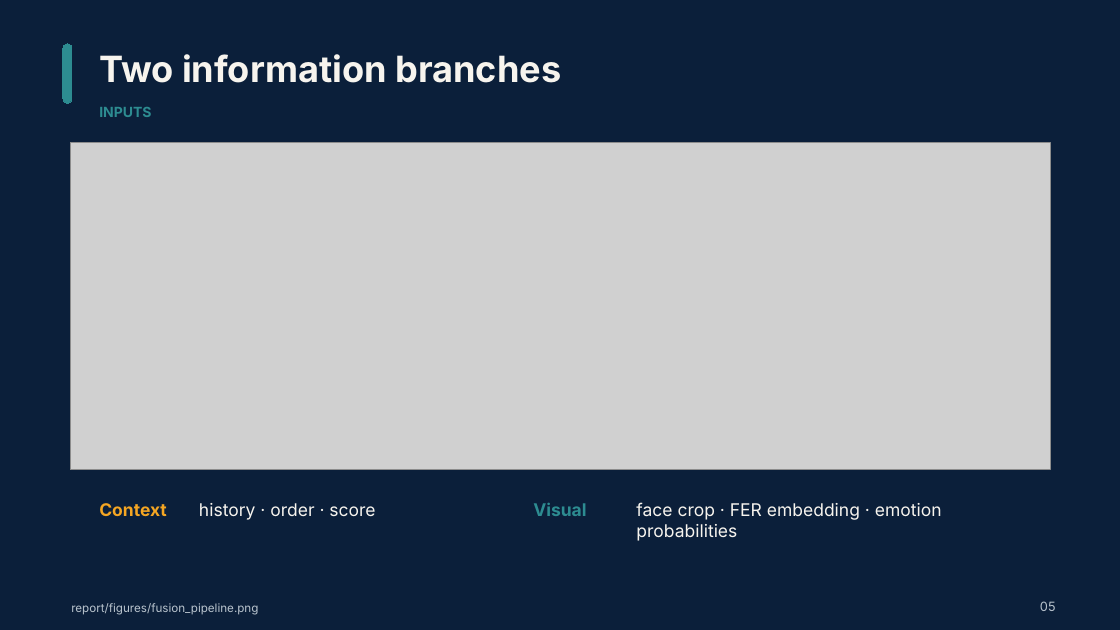
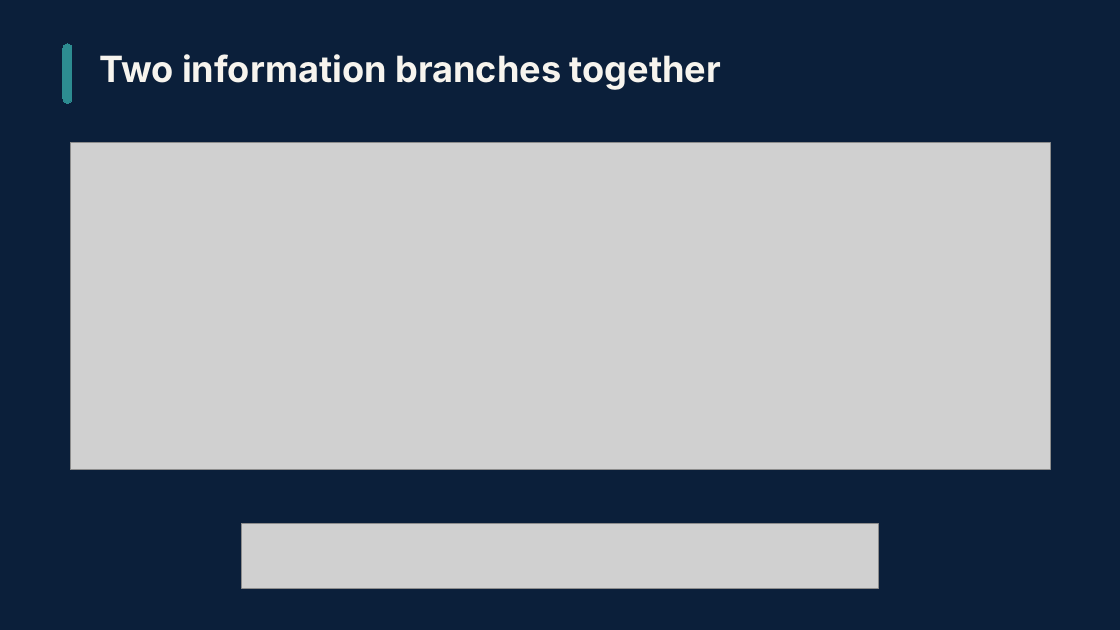
Before and after one commit to Grass456/Penalty-shoot-and-Expression, a slide deck: slide 8 of video/deliverables/Penalty_Shootout_and_Facial_Expression.pptx (slide 6 before the commit). Drawn at 1120x630 pixels with LibreOffice and Linux fonts; fonts in the diff are those of the drawing; grey boxes stand for pictures. Boxes give left, top, right and bottom in pixels: in the first picture for what was removed or moved away, otherwise in the second. Text is boxed around its words. In the diff, an @@ line names an element or a change of style, - is before the commit and + after.

```diff
--- a/video/deliverables/Penalty_Shootout_and_Facial_Expression.pptx
+++ b/video/deliverables/Penalty_Shootout_and_Facial_Expression.pptx
@@ text at [99, 54, 721, 90]: text changed @@
-Two information branches
+Two information branches together
@@ text removed at [99, 107, 151, 117] @@
-INPUTS
@@ text removed at [99, 503, 167, 516] @@
-Context
@@ text removed at [199, 503, 375, 520] @@
-history · order · score
@@ text removed at [533, 503, 586, 516] @@
-Visual
@@ text removed at [636, 502, 942, 541] @@
-face crop · FER embedding · emotion probabilities
@@ picture added at [242, 523, 878, 588] @@
@@ text removed at [71, 603, 258, 615] @@
-report/figures/fusion_pipeline.png
@@ text removed at [1040, 601, 1056, 611] @@
-05
```
Also in this commit, not shown: 4 other slides changed, 6 slides added, 5 slides removed, 18 other files.
